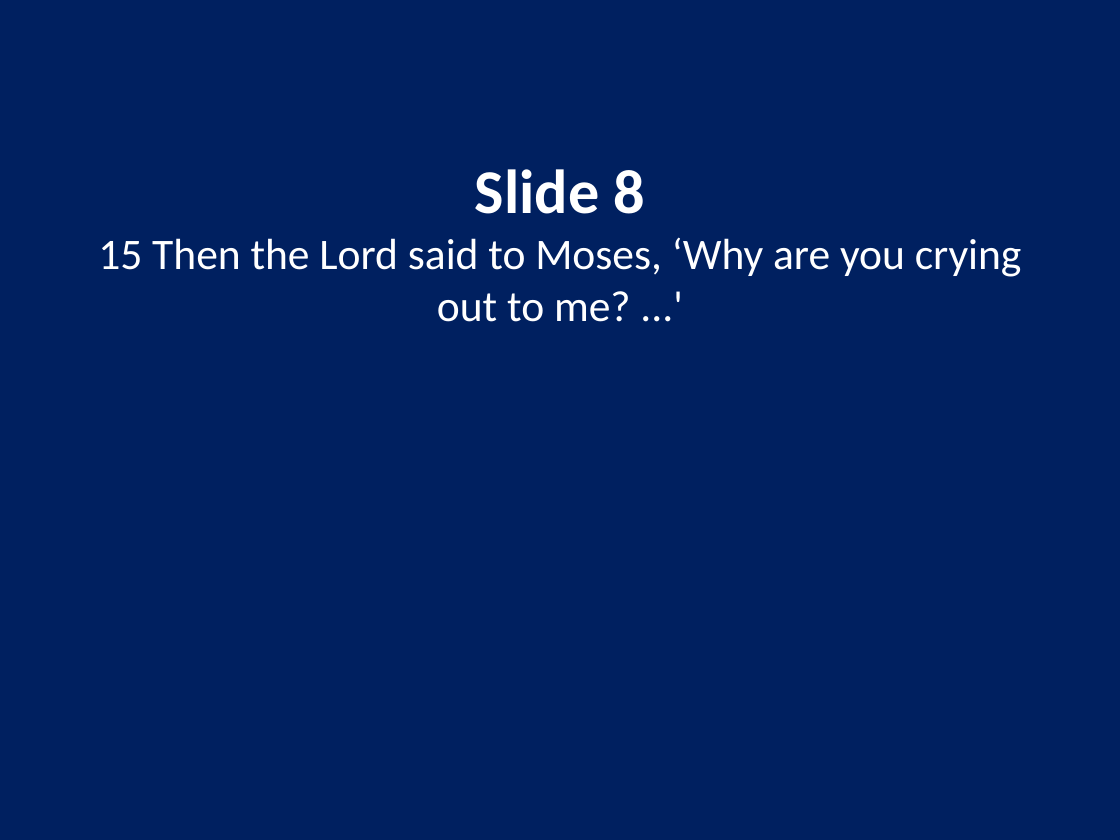
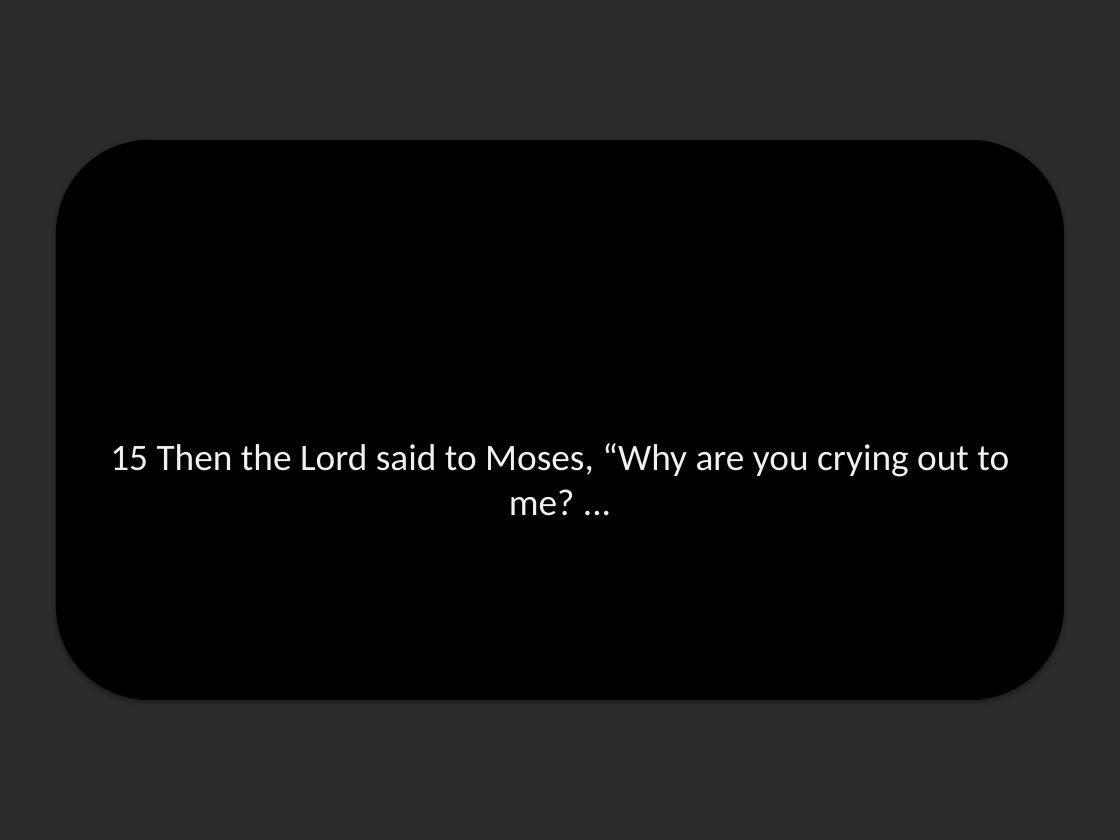
Before and after one commit to bw00786/church_slides, a slide deck: slide 8 of output/2025-10-12_Forgiveness_ServiceSlides.pptx. Drawn at 1120x840 pixels with LibreOffice and Linux fonts; fonts in the diff are those of the drawing; background and template pictures are left out; a plain dark background stands for a picture behind light text. Boxes give left, top, right and bottom in pixels: in the first picture for what was removed or moved away, otherwise in the second. Text is boxed around its words. In the diff, an @@ line names an element or a change of style, - is before the commit and + after.

```diff
--- a/output/2025-10-12_Forgiveness_ServiceSlides.pptx
+++ b/output/2025-10-12_Forgiveness_ServiceSlides.pptx
@@ background #002060 to picture (left out) @@
@@ rounded rectangle added at [56,140,1064,700], fill #000000 @@
@@ text "15 Then the Lord said ..." at [110,443,1009,516]: vertical alignment top to middle @@
@@ text at [110,443,1009,516]: text changed; size 28 to 24 pt; text colour #FFFFFF to #F0F0F0 @@
-Slide 8
-15 Then the Lord said to Moses, ‘Why are you crying out to me? ...'
+15 Then the Lord said to Moses, “Why are you crying out to me? ...
```
Also in this commit, not shown: 14 other slides changed, 9 other files.
